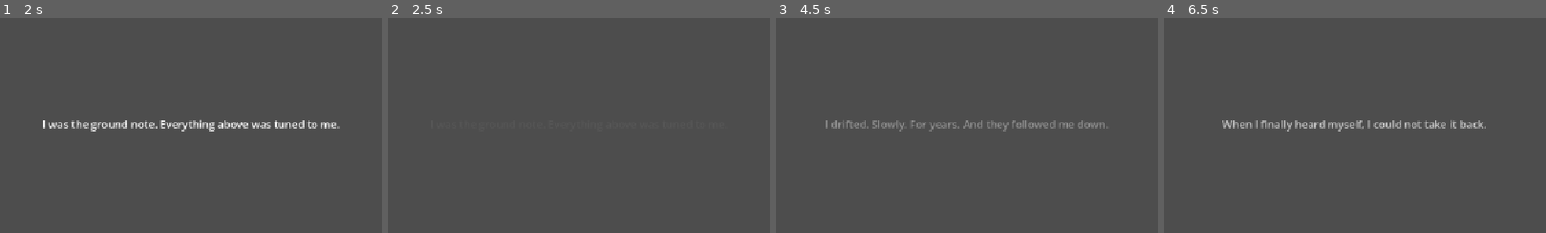
Above: before the commit, frames 1-4 (left to right).
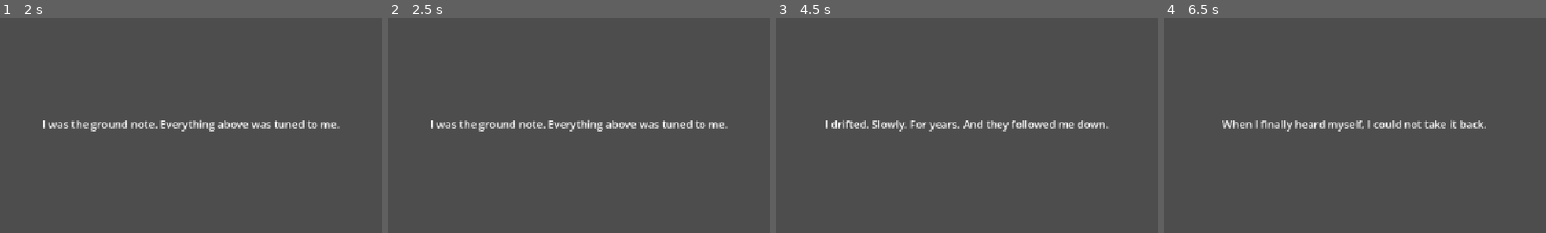
Above: after the commit, the same moments.

Repository: Babacooll/the-lost-choir
Game: Godot game, scene res://scenes/encounters/verse_bearer.tscn
Two runs of this game, one before a commit and one after it. Both use one fixed random seed, a clock stepped at 60 frames per second and the inputs below. This scene is started directly instead of the project's main scene. Sound files missing from this copy of the repository are replaced by a short silence.
Inputs (mouse positions are % of the whole screen's width and height, from its top left):
- Up to frame 1 (2 s): tap Enter at 0.5 s; move the mouse to (72, 45) at 0.52 s; hold D (move_right) 0.53-1.25 s; tap K (answer) at 0.6 s; click (72, 45) at 0.67 s; tap Space (jump) at 0.77, 1.25 s; drag from (30, 55) to (45, 70) at 1.27 s
- Up to frame 2 (2.5 s): tap Enter at 2 s; move the mouse to (60, 28) at 2.02 s; hold D (move_right) from 2.03 s (still down); tap J (strike) at 2.1 s; tap K (answer) at 2.3 s
- Up to frame 3 (4.5 s): release D (move_right) at 2.75 s; tap Space (jump) at 2.75, 3.77, 4.25 s; drag from (45, 70) to (20, 35) at 2.77 s; tap Enter at 3.5 s; move the mouse to (80, 65) at 3.52 s; hold A (move_left) 3.53-4.25 s; hold Shift 3.53-4.25 s; tap K (answer) at 3.8 s; drag from (20, 35) to (35, 25) at 4.27 s
- Up to frame 4 (6.5 s): move the mouse to (55, 50) at 5.02 s; hold A (move_left) 5.03-5.75 s; tap Ctrl at 5.1 s; click (55, 50) at 5.17 s; tap K (answer) at 5.3 s; drag from (35, 25) to (30, 55) at 5.77 s
The pictures show only the part of the screen within x 3-53%, y 39-89%; the shares and areas given below are measured in that part.

Frame 1 is identical in both runs. In frame 2, 1.8% of the frame differs, in the area x 11-89%, y 47-53%; in frame 3, 1.4%; in frame 4, 0.7%.

Commit message:
MICH-607 scope 1: hold R6 narrative lines for their full 1800ms of legibility
Rule 4 (§3.2) measures the 1800ms legibility floor from the end of the
200ms fade-in, not from line onset, and clears a line when the next
line begins or that floor is reached, whichever is later. The old
implementation nested fade-in/hold/fade-out inside a single 1800ms
budget (1300ms of actual full opacity) and left a ~400ms blank gap
before the next line released. The release gate in
_maybe_release_narrative_line now opens at onset + 2000ms, and a
release swaps text in the same instant it clears the outgoing line so
there is no blank interval on a clean run. The last line has no
successor to clear it, so it fades itself out once its own floor is
reached.

Phrase timing (NOTE_SPACING_MS, NOTE_LEAD_MS, MISS_SILENCE_MS, fade
durations) is untouched.

Co-authored-by: multica-agent <github@multica.ai>

Diff:
--- a/scripts/encounters/restoration_encounter.gd
+++ b/scripts/encounters/restoration_encounter.gd
@@ -19,9 +19,18 @@
 const SHORTEN_TO_2_AFTER_FAILURES: int = 2
 const SHORTEN_TO_1_AFTER_FAILURES: int = 4
 
+## Minimum time a line stays fully legible, measured from the end of its
+## 200 ms fade-in (§3.2 rule 4) — not from the line's onset. A line's
+## earliest possible release-gate opening is therefore fade-in + this, i.e.
+## LINE_RELEASE_GATE_MS below.
 const LINE_MIN_HOLD_MS: float = 1800.0
 const LINE_FADE_IN_MS: float = 200.0
 const LINE_FADE_MS: float = 300.0
+## Elapsed time since a line's onset at which it becomes eligible to be
+## cleared by the next line's release. Reaching this mark does not clear the
+## line by itself — it only opens the gate; the line still holds until the
+## next line's release actually happens (§3.2 rule 4's "whichever is later").
+const LINE_RELEASE_GATE_MS: float = LINE_FADE_IN_MS + LINE_MIN_HOLD_MS
 const MAX_NARRATIVE_LINES: int = 4
 
 const REGISTER_NAME := "verse_bearer"
@@ -56,7 +65,12 @@
 
 var _narrative_index: int = 0
 var _line_visible: bool = false
-var _line_hold_remaining_ms: float = 0.0
+var _line_elapsed_ms: float = 0.0
+## True when the currently visible line is the last one that will ever be
+## shown (no successor can arrive to release it) — only then does it fade
+## itself out once its own legibility floor is reached (§3.2 rule 4's
+## degenerate case: no "next line begins" event will ever come).
+var _line_is_final: bool = false
 var _current_line_text: String = ""
 
 @onready var _label: Label = get_node_or_null("NarrativeLayer/Label")
@@ -184,15 +198,20 @@
 func _maybe_release_narrative_line() -> void:
 	if _narrative_index >= MAX_NARRATIVE_LINES or _narrative_index >= NARRATIVE_LINES.size():
 		return
-	if _line_hold_remaining_ms > 0.0:
-		return  # the previous line's minimum hold hasn't expired — try the next gap
+	if _line_visible and _line_elapsed_ms < LINE_RELEASE_GATE_MS:
+		return  # the current line hasn't held its full 1800 ms of legibility yet
+	if _line_visible:
+		# The next line begins now, so the outgoing one clears in the same
+		# instant it's replaced — no blank interval between them (§3.2 rule 4).
+		_hide_current_line()
 	_show_line(_narrative_index)
 	_narrative_index += 1
 
 
 func _show_line(index: int) -> void:
 	_line_visible = true
-	_line_hold_remaining_ms = LINE_MIN_HOLD_MS
+	_line_elapsed_ms = 0.0
+	_line_is_final = index + 1 >= MAX_NARRATIVE_LINES or index + 1 >= NARRATIVE_LINES.size()
 	_current_line_text = NARRATIVE_LINES[index]
 	if _label != null:
 		_label.text = _current_line_text
@@ -201,26 +220,37 @@
 	line_shown.emit(index, _current_line_text)
 
 
+func _hide_current_line() -> void:
+	var index := _narrative_index - 1
+	_line_visible = false
+	if _label != null:
+		_label.hide()
+	line_hidden.emit(index)
+
+
 func _tick_narrative(delta_ms: float) -> void:
 	if not _line_visible:
 		return
-	_line_hold_remaining_ms -= delta_ms
-	var elapsed_ms := LINE_MIN_HOLD_MS - _line_hold_remaining_ms
-	if _line_hold_remaining_ms <= LINE_FADE_MS:
-		var fade_t := clampf(_line_hold_remaining_ms / LINE_FADE_MS, 0.0, 1.0)
+	_line_elapsed_ms += delta_ms
+	if _line_elapsed_ms < LINE_FADE_IN_MS:
 		if _label != null:
-			_label.modulate.a = fade_t
-	elif elapsed_ms < LINE_FADE_IN_MS:
-		if _label != null:
-			_label.modulate.a = clampf(elapsed_ms / LINE_FADE_IN_MS, 0.0, 1.0)
-	else:
+			_label.modulate.a = clampf(_line_elapsed_ms / LINE_FADE_IN_MS, 0.0, 1.0)
+		return
+	if not _line_is_final or _line_elapsed_ms < LINE_RELEASE_GATE_MS:
+		# Fully legible and waiting: either still inside its 1800 ms floor, or
+		# past it but holding for a successor that hasn't released yet — a
+		# line is a passive layer and never times itself out on a note clock.
 		if _label != null:
 			_label.modulate.a = 1.0
-	if _line_hold_remaining_ms <= 0.0:
-		_line_visible = false
-		if _label != null:
-			_label.hide()
-		line_hidden.emit(_narrative_index - 1)
+		return
+	# The last line has no successor to release it, so once its own floor is
+	# reached it fades itself out (§3.2 rule 4's degenerate case).
+	var fade_elapsed_ms := _line_elapsed_ms - LINE_RELEASE_GATE_MS
+	if fade_elapsed_ms >= LINE_FADE_MS:
+		_hide_current_line()
+		return
+	if _label != null:
+		_label.modulate.a = 1.0 - clampf(fade_elapsed_ms / LINE_FADE_MS, 0.0, 1.0)
 
 
 func current_line_text() -> String:
--- a/tests/unit/test_restoration_encounter.gd
+++ b/tests/unit/test_restoration_encounter.gd
@@ -185,33 +185,56 @@
 	assert_eq(_encounter.state, _encounter.State.RESTORED)
 
 
-func test_narrative_line_holds_at_least_1800ms() -> void:
+## §3.2 rule 4: full legibility is a minimum of 1800 ms measured from the end
+## of the 200 ms fade-in — a 2000 ms floor from the line's onset — not the
+## 1800-ms-from-onset window the pre-fix implementation held it for.
+func test_narrative_line_holds_full_legibility_for_1800ms_after_fade_in() -> void:
 	await _wait_until(func(): return _encounter._emitter.is_open())
 	await _press_answer()
 	await _wait_until(func(): return _encounter.narrative_lines_delivered() >= 1, 120)
 	assert_true(_encounter._line_visible, "the first line should show at the first gap")
 
-	# Keep answering every note that opens while the hold plays out, so no
-	# missed note's silence gap coincidentally lands on (and races) the
-	# 1800 ms hold boundary this test is asserting against — notes are
-	# spaced close enough to it (1100 ms) that an unanswered one would.
+	# Keep answering every note that opens so a release attempt (a gap) keeps
+	# firing roughly every 1100 ms — close enough to the 2000 ms gate that an
+	# early gate would show up here as a premature swap to line 2.
 	var ticks := 0
-	while ticks < 85:  # ~1.4 s — still short of the 1800 ms hold
+	while _encounter._line_elapsed_ms < 1900.0 and ticks < 200:
 		if _encounter._emitter.is_open():
 			await _press_answer()
 		else:
 			await get_tree().physics_frame
 		ticks += 1
-	assert_true(_encounter._line_visible, "a line must not hide before its 1800 ms minimum hold elapses")
-
-	ticks = 0
-	while _encounter._line_visible and ticks < 60:
+
+	assert_eq(_encounter.narrative_lines_delivered(), 1,
+		"line 1 must still be the only line delivered just short of its 1800 ms full-legibility floor")
+	assert_true(_encounter._line_visible, "line 1 must not hide before its full-legibility floor elapses")
+
+
+## §3.2 rule 4: a line clears when the next line begins, or after its 1800 ms
+## floor, whichever is later — on a clean run there is no blank interval
+## between two consecutive lines, unlike the pre-fix implementation's ~400 ms
+## dead beat between a line's 1800 ms hold expiring and the next gap arriving.
+func test_no_blank_interval_between_consecutive_narrative_lines() -> void:
+	await _wait_until(func(): return _encounter._emitter.is_open())
+	await _press_answer()
+	await _wait_until(func(): return _encounter.narrative_lines_delivered() >= 1, 120)
+	assert_true(_encounter._line_visible, "the first line should show at the first gap")
+
+	var observed_blank := false
+	var ticks := 0
+	while _encounter.narrative_lines_delivered() < 2 and ticks < 260:
+		if not _encounter._line_visible:
+			observed_blank = true
 		if _encounter._emitter.is_open():
 			await _press_answer()
 		else:
 			await get_tree().physics_frame
 		ticks += 1
-	assert_false(_encounter._line_visible, "a line must hide once its 1800 ms minimum hold (plus fade) elapses")
+
+	assert_eq(_encounter.narrative_lines_delivered(), 2,
+		"line 2 should have released by now on a clean run of continuous answers")
+	assert_false(observed_blank,
+		"the line must never go invisible between line 1 clearing and line 2 beginning")
 
 
 func test_narrative_lines_match_the_approved_restoration_narrative() -> void:
